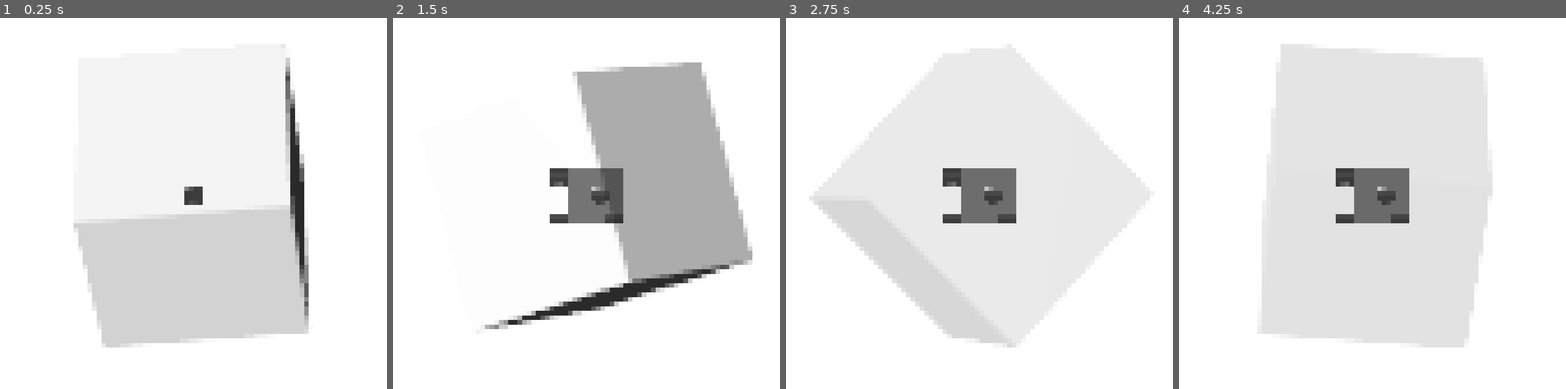
Above: before the commit, frames 1-4 (left to right).
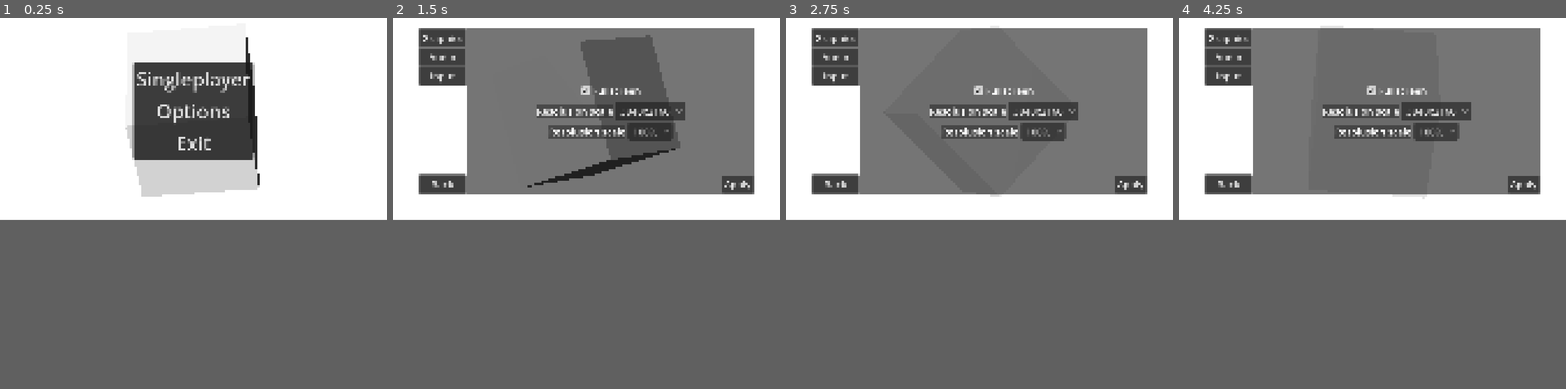
Above: after the commit, the same moments.

Repository: runeteamop/Teamop-Godot-Game
Game: Godot game, scene res://bin/main.tscn
Same seed, same stepped clock (60 frames per second), same inputs: the game is played once before the commit and once after it.
Inputs (mouse positions are in pixels of both pictures, inside the frame that each line leads up to):
- Up to frame 1 (0.25 s): no input
- Up to frame 2 (1.5 s): click "Options" at 0.5 s; move the mouse to (671, 177) at 1.27 s; hold D (Right) from 1.28 s (still down); tap Space (Dash) at 1.35 s
- Up to frame 3 (2.75 s): move the mouse to (902, 214) at 2.02 s; release D (Right) at 2.03 s; hold S (Down) from 2.03 s (still down); click (902, 214) at 2.1 s
- Up to frame 4 (4.25 s): move the mouse to (1411, 110) at 2.77 s; release S (Down) at 2.78 s; hold D (Right) 2.78-3.53 s; tap Space (Dash) at 2.85 s; move the mouse to (1353, 273) at 3.52 s; hold W (Up) from 3.53 s (still down); click (1353, 273) at 3.6 s
In our replay, the window is 800x800 before the commit and 800x450 after it. These sizes can differ from the game's own. Grey fills any space a smaller window leaves; there, only what the larger window draws over its background counts as a difference.

The runs differ from the first frame. In frame 1, 32% of the frame differs, in the area x 19-80%, y 5-89%; in frame 2, 45%; in frame 3, 42%; in frame 4, 56%, in the area x 6-94%, y 2-89%.

Commit message:
opløsnings problemer

Diff:
--- a/bin/main.gd
+++ b/bin/main.gd
@@ -1,6 +1,5 @@
 class_name Main extends Node
 
 func _ready() -> void:
-	DisplayServer.window_set_size(DisplayServer.screen_get_size() * 0.9)
 	OptionsManager.apply_all_options()
 	Global.enter_game_state("res://bin/menus.tscn")
--- a/bin/ui/main_menu.tscn
+++ b/bin/ui/main_menu.tscn
@@ -18,10 +18,10 @@
 anchor_top = 0.5
 anchor_right = 0.5
 anchor_bottom = 0.5
-offset_left = -168.0
-offset_top = -128.5
-offset_right = 168.0
-offset_bottom = 128.5
+offset_left = -173.5
+offset_top = -188.5
+offset_right = 173.5
+offset_bottom = 188.5
 grow_horizontal = 2
 grow_vertical = 2
 
@@ -33,50 +33,25 @@
 theme_override_constants/margin_bottom = 8
 
 [node name="VBoxContainer" type="VBoxContainer" parent="PanelContainer/MarginContainer" unique_id=1041156703]
-custom_minimum_size = Vector2(320, 0)
 layout_mode = 2
 theme_override_constants/separation = 8
 
 [node name="Singleplayer" type="Button" parent="PanelContainer/MarginContainer/VBoxContainer" unique_id=2006110362]
 layout_mode = 2
-theme_override_font_sizes/font_size = 48
+theme_override_font_sizes/font_size = 192
 text = "Singleplayer"
 
 [node name="Options" type="Button" parent="PanelContainer/MarginContainer/VBoxContainer" unique_id=1856576210]
 process_mode = 3
 layout_mode = 2
-theme_override_font_sizes/font_size = 48
+theme_override_font_sizes/font_size = 192
 text = "Options
 "
 
 [node name="ExitGame" type="Button" parent="PanelContainer/MarginContainer/VBoxContainer" unique_id=513492853]
 layout_mode = 2
-theme_override_font_sizes/font_size = 48
+theme_override_font_sizes/font_size = 192
 text = "Exit"
-
-[node name="MarginContainer" type="MarginContainer" parent="." unique_id=1684388444]
-layout_mode = 1
-anchors_preset = 3
-anchor_left = 1.0
-anchor_top = 1.0
-anchor_right = 1.0
-anchor_bottom = 1.0
-offset_left = -221.0
-offset_top = -40.0
-grow_horizontal = 0
-grow_vertical = 0
-theme_override_constants/margin_right = 10
-theme_override_constants/margin_bottom = 10
-
-[node name="Label" type="Label" parent="MarginContainer" unique_id=1326944345]
-layout_mode = 2
-theme_override_colors/font_shadow_color = Color(0, 0, 0, 0.75000006)
-theme_override_constants/shadow_offset_x = 2
-theme_override_constants/shadow_offset_y = 2
-theme_override_constants/shadow_outline_size = 0
-theme_override_font_sizes/font_size = 24
-text = "Quit game (Escape)"
-horizontal_alignment = 1
 
 [connection signal="pressed" from="PanelContainer/MarginContainer/VBoxContainer/Singleplayer" to="." method="_on_singleplayer_pressed"]
 [connection signal="pressed" from="PanelContainer/MarginContainer/VBoxContainer/Options" to="." method="_on_options_pressed"]
--- a/bin/ui/options_menu.gd
+++ b/bin/ui/options_menu.gd
@@ -17,6 +17,8 @@
 	resolusion_scale_dropdown.selected = RESOLUSION_SCALE_VALUES.find(OptionsManager.options_file.get_value("display", "resolusion_scale"))
 	resolusions.selected = RESOLUSIONS.find(get_viewport().get_visible_rect().size)
 
+	print(get_viewport().get_visible_rect().size)
+
 func _on_check_box_toggled(toggled_on: bool) -> void:
 	OptionsManager.options_to_buffer("display", "window_mode", 4 if toggled_on else 0)
 	#OptionsManager.options_buffer.set_value("display", "window_mode", 3 if toggled_on else 0)
@@ -33,4 +35,9 @@
 	OptionsManager.apply_all_options()
 
 func _on_option_button_2_item_selected(index: int) -> void:
-	DisplayServer.window_set_size(RESOLUSIONS[index])
+	get_window().set_size(RESOLUSIONS[index])
+	#DisplayServer.window_set_position(DisplayServer.screen_get_size(DisplayServer.window_get_current_screen()) * 2)
+	var t = DisplayServer.screen_get_position() + DisplayServer.screen_get_size() / 2
+	var e = get_window().get_size_with_decorations()
+	print(t-e)
+	get_window().set_position(t-e/2)
--- a/bin/ui/options_menu.tscn
+++ b/bin/ui/options_menu.tscn
@@ -22,21 +22,15 @@
 [node name="MarginContainer" type="MarginContainer" parent="." unique_id=1009251567]
 custom_minimum_size = Vector2(1440, 1080)
 layout_mode = 1
-anchors_preset = 8
-anchor_left = 0.5
-anchor_top = 0.5
-anchor_right = 0.5
-anchor_bottom = 0.5
-offset_left = -720.0
-offset_top = -540.0
-offset_right = 720.0
-offset_bottom = 540.0
+anchors_preset = 15
+anchor_right = 1.0
+anchor_bottom = 1.0
 grow_horizontal = 2
 grow_vertical = 2
-theme_override_constants/margin_left = 8
-theme_override_constants/margin_top = 8
-theme_override_constants/margin_right = 8
-theme_override_constants/margin_bottom = 8
+theme_override_constants/margin_left = 256
+theme_override_constants/margin_top = 256
+theme_override_constants/margin_right = 256
+theme_override_constants/margin_bottom = 256
 
 [node name="HBoxContainer" type="HBoxContainer" parent="MarginContainer" unique_id=1803139153]
 layout_mode = 2
@@ -64,21 +58,21 @@
 
 [node name="Graphics" type="Button" parent="MarginContainer/HBoxContainer/VBoxContainer/PanelContainer/MarginContainer/VBoxContainer" unique_id=1910048388]
 layout_mode = 2
-theme_override_font_sizes/font_size = 48
+theme_override_font_sizes/font_size = 96
 toggle_mode = true
 button_group = ExtResource("2_qahfp")
 text = "Graphics"
 
 [node name="Audio" type="Button" parent="MarginContainer/HBoxContainer/VBoxContainer/PanelContainer/MarginContainer/VBoxContainer" unique_id=880977582]
 layout_mode = 2
-theme_override_font_sizes/font_size = 48
+theme_override_font_sizes/font_size = 96
 toggle_mode = true
 button_group = ExtResource("2_qahfp")
 text = "Audio"
 
 [node name="Input" type="Button" parent="MarginContainer/HBoxContainer/VBoxContainer/PanelContainer/MarginContainer/VBoxContainer" unique_id=473341695]
 layout_mode = 2
-theme_override_font_sizes/font_size = 48
+theme_override_font_sizes/font_size = 96
 toggle_mode = true
 button_group = ExtResource("2_qahfp")
 text = "Input"
@@ -106,7 +100,7 @@
 
 [node name="Back" type="Button" parent="MarginContainer/HBoxContainer/VBoxContainer/PanelContainer2/MarginContainer/VBoxContainer" unique_id=678072302]
 layout_mode = 2
-theme_override_font_sizes/font_size = 48
+theme_override_font_sizes/font_size = 96
 text = "Back"
 
 [node name="GraphicsOptions" type="PanelContainer" parent="MarginContainer/HBoxContainer" unique_id=39853688]
@@ -121,7 +115,7 @@
 layout_mode = 2
 size_flags_horizontal = 4
 size_flags_vertical = 4
-theme_override_font_sizes/font_size = 24
+theme_override_font_sizes/font_size = 96
 text = "Fullscreen
 "
 
@@ -132,7 +126,7 @@
 
 [node name="Label" type="Label" parent="MarginContainer/HBoxContainer/GraphicsOptions/VBoxContainer/HBoxContainer2" unique_id=1001643612]
 layout_mode = 2
-theme_override_font_sizes/font_size = 24
+theme_override_font_sizes/font_size = 96
 theme_override_styles/normal = SubResource("StyleBoxFlat_qahfp")
 text = "Resolusion scale"
 
@@ -140,7 +134,7 @@
 layout_mode = 2
 size_flags_horizontal = 4
 size_flags_vertical = 4
-theme_override_font_sizes/font_size = 24
+theme_override_font_sizes/font_size = 96
 selected = 1
 item_count = 4
 popup/item_0/text = "1280x720"
@@ -159,7 +153,7 @@
 
 [node name="Label" type="Label" parent="MarginContainer/HBoxContainer/GraphicsOptions/VBoxContainer/HBoxContainer" unique_id=2018319963]
 layout_mode = 2
-theme_override_font_sizes/font_size = 24
+theme_override_font_sizes/font_size = 96
 theme_override_styles/normal = SubResource("StyleBoxFlat_qahfp")
 text = "Resolusion scale"
 
@@ -168,7 +162,7 @@
 layout_mode = 2
 size_flags_horizontal = 4
 size_flags_vertical = 4
-theme_override_font_sizes/font_size = 24
+theme_override_font_sizes/font_size = 96
 alignment = 1
 selected = 1
 item_count = 3
@@ -189,7 +183,7 @@
 
 [node name="Apply" type="Button" parent="MarginContainer/HBoxContainer/GraphicsOptions/MarginContainer" unique_id=102434637]
 layout_mode = 2
-theme_override_font_sizes/font_size = 48
+theme_override_font_sizes/font_size = 96
 text = "Apply"
 
 [connection signal="pressed" from="MarginContainer/HBoxContainer/VBoxContainer/PanelContainer2/MarginContainer/VBoxContainer/Back" to="." method="_on_back_pressed"]
--- a/project.godot
+++ b/project.godot
@@ -23,8 +23,8 @@
 
 [display]
 
-window/size/viewport_width=7680
-window/size/viewport_height=4320
+window/size/viewport_width=3840
+window/size/viewport_height=2160
 window/size/mode=4
 window/size/resizable=false
 window/stretch/mode="canvas_items"
@@ -101,7 +101,5 @@
 global_illumination/voxel_gi/quality=1
 environment/ssao/quality=3
 environment/ssil/quality=3
-anti_aliasing/quality/msaa_2d=3
-anti_aliasing/quality/msaa_3d=3
 environment/screen_space_reflection/half_size=false
 environment/subsurface_scattering/subsurface_scattering_quality=3
